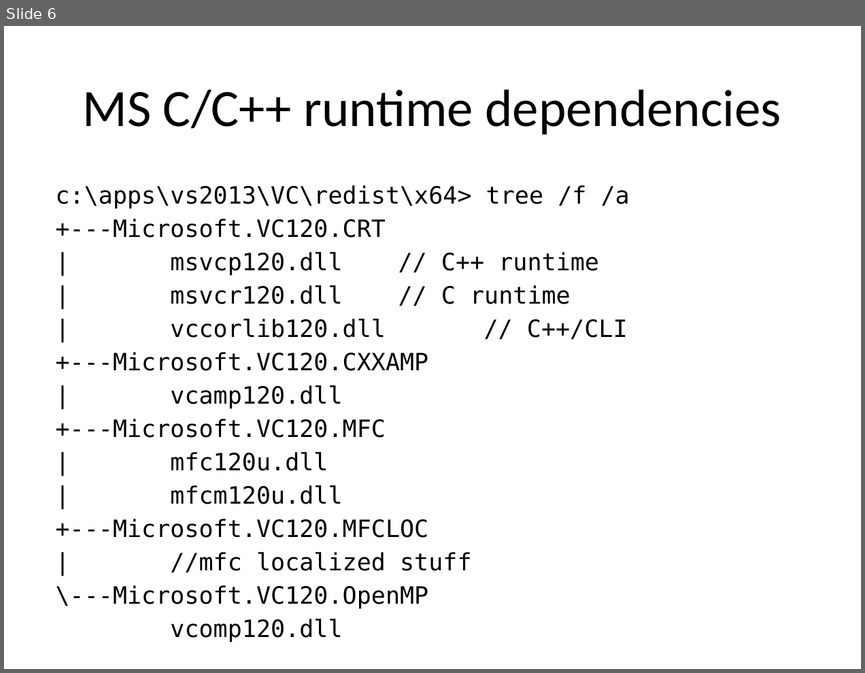
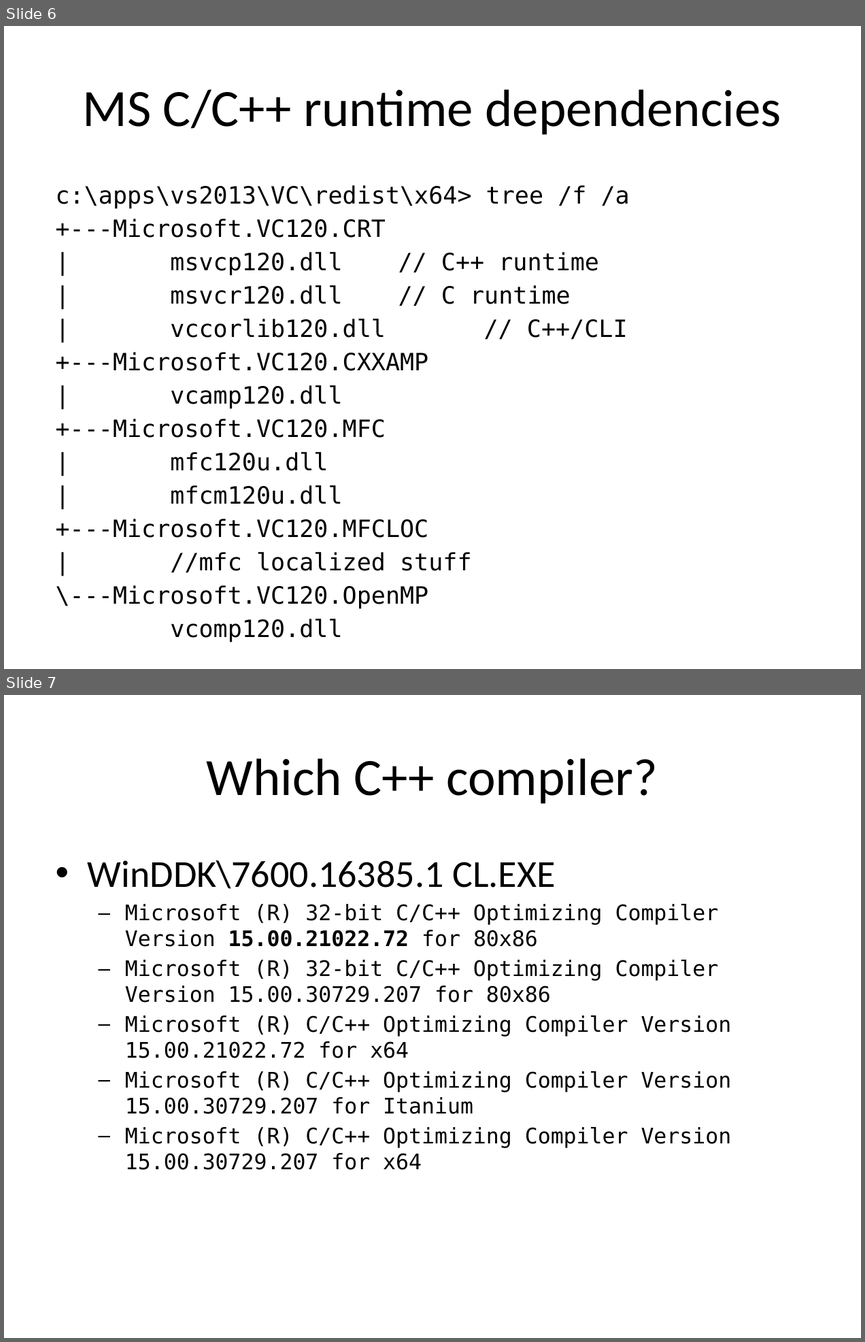
Before and after one commit to fellmad/FunWithCpp11, a slide deck: doc/Fun_with_C++11.pptx. Shown one above the other, each under a label of ours: slide 6 before the commit, slides 6 and 7 after it. The pictures are 865x673 and 865x1342 pixels, drawn with LibreOffice and Linux fonts; fonts in the diff are those of the drawing. Boxes give left, top, right and bottom in pixels: in the first picture for what was removed or moved away, otherwise in the second. Text is boxed around its words. In the diff, an @@ line names an element or a change of style, - is before the commit and + after.

```diff
--- a/doc/Fun_with_C++11.pptx
+++ b/doc/Fun_with_C++11.pptx
@@ slide 7 added at [4, 695, 861, 1338], background #FFFFFF @@
@@ title added at [207, 758, 657, 804], 44 pt, text #000000 @@
+Which C++ compiler?
@@ text added at [88, 860, 732, 1170], 18 pt, text #000000 @@
+• WinDDK\7600.16385.1 CL.EXE
+  – Microsoft (R) 32-bit C/C++ Optimizing Compiler Version 15.00.21022.72 for 80x86
+  – Microsoft (R) 32-bit C/C++ Optimizing Compiler Version 15.00.30729.207 for 80x86
+  – Microsoft (R) C/C++ Optimizing Compiler Version 15.00.21022.72 for x64
+  – Microsoft (R) C/C++ Optimizing Compiler Version 15.00.30729.207 for Itanium
+  – Microsoft (R) C/C++ Optimizing Compiler Version 15.00.30729.207 for x64
```
Also in this commit, not shown: 1 other slide added.
